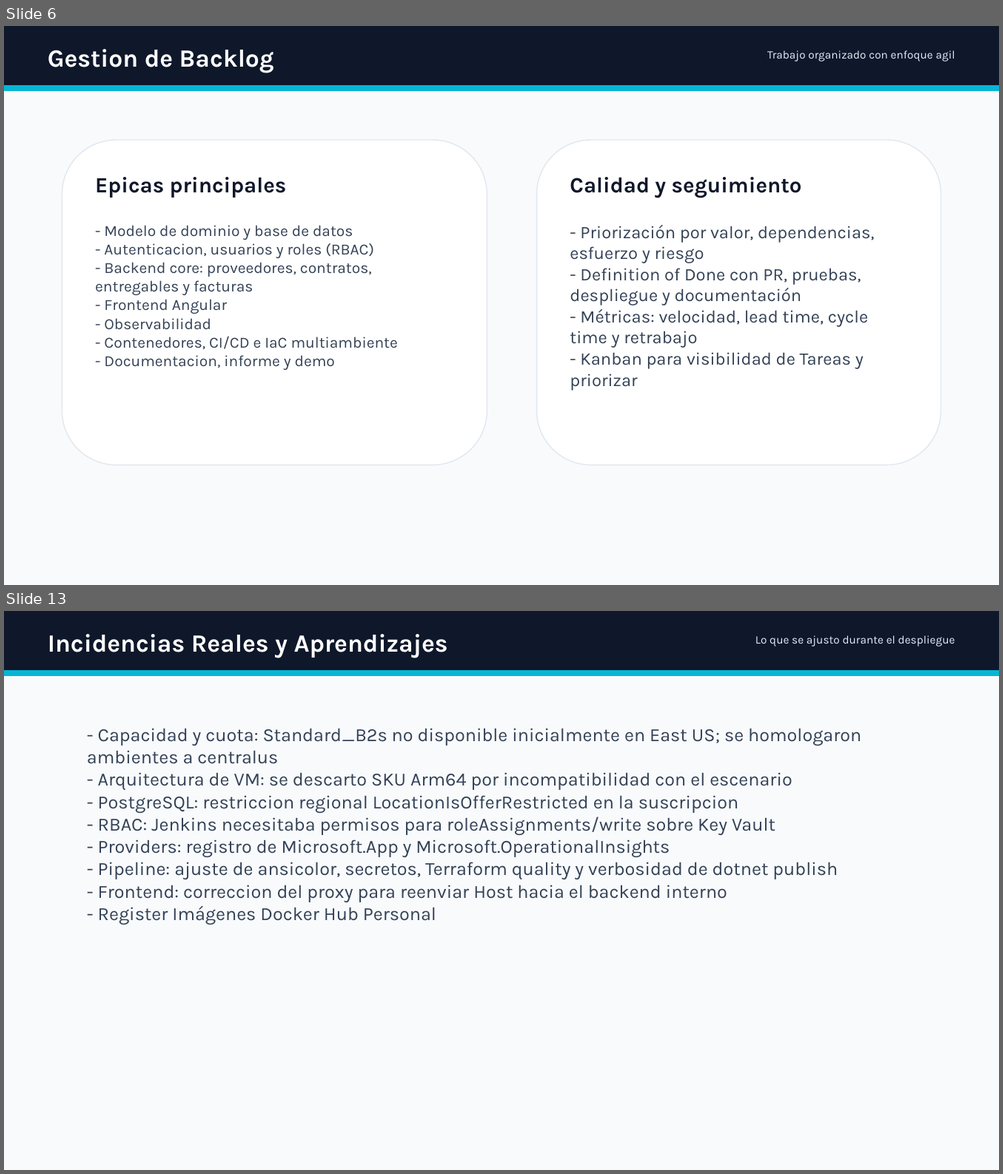
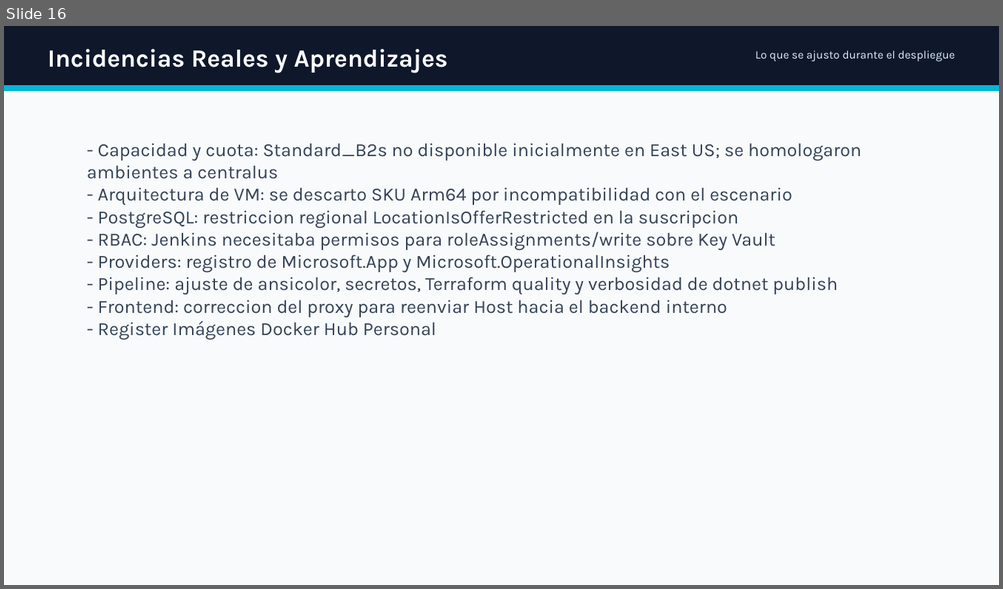
Before and after one commit to ti-devops-diplomado/ti-garantias, a slide deck: docs/Presentacion_Ti_Garantias_DevOps_final_con_gestion_trabajo_github.pptx. Shown one above the other, each under a label of ours: slides 6 and 13 before the commit, slide 16 after it; the slides between them are not shown. The pictures are 1003x1174 and 1003x589 pixels, drawn with LibreOffice and Linux fonts; fonts in the diff are those of the drawing; background and template pictures are left out. Boxes give left, top, right and bottom in pixels: in the first picture for what was removed or moved away, otherwise in the second. Text is boxed around its words. In the diff, an @@ line names an element or a change of style, - is before the commit and + after.

Commit message:
se actualiza documentacion

```diff
--- a/docs/Presentacion_Ti_Garantias_DevOps_final_con_gestion_trabajo_github.pptx
+++ b/docs/Presentacion_Ti_Garantias_DevOps_final_con_gestion_trabajo_github.pptx
@@ slide 6 removed at <box>4,26,999,585</box>, background picture (left out); not listed: 1 template element that a slide beside it also shows @@
@@ rectangle removed at <box>4,26,999,585</box> @@
@@ rectangle removed at <box>4,26,999,87</box> @@
@@ text removed at <box>48,49,274,73</box> @@
-Gestion de Backlog
@@ text removed at <box>767,50,955,62</box> @@
-Trabajo organizado con enfoque agil
@@ rectangle removed at <box>4,87,999,91</box> @@
@@ rounded rectangle removed at <box>62,140,486,466</box> @@
@@ rounded rectangle removed at <box>537,140,941,466</box> @@
@@ text removed at <box>95,177,287,198</box> @@
-Epicas principales
@@ text removed at <box>569,177,802,198</box> @@
-Calidad y seguimiento
@@ text removed at <box>95,225,398,370</box> @@
-- Modelo de dominio y base de datos
-- Autenticacion, usuarios y roles (RBAC)
-- Backend core: proveedores, contratos, entregables y facturas
-- Frontend Angular
-- Observabilidad
-- Contenedores, CI/CD e IaC multiambiente
-- Documentacion, informe y demo
@@ text removed at <box>569,225,874,390</box> @@
-- Priorización por valor, dependencias, esfuerzo y riesgo
-- Definition of Done con PR, pruebas, despliegue y documentación
-- Métricas: velocidad, lead time, cycle time y retrabajo
-- Kanban para visibilidad de Tareas y priorizar
@@ what was slide 13 is now slide 16 @@
```
Also in this commit, not shown: 3 slides changed, 9 slides added, 5 other slides removed, 5 other files.
